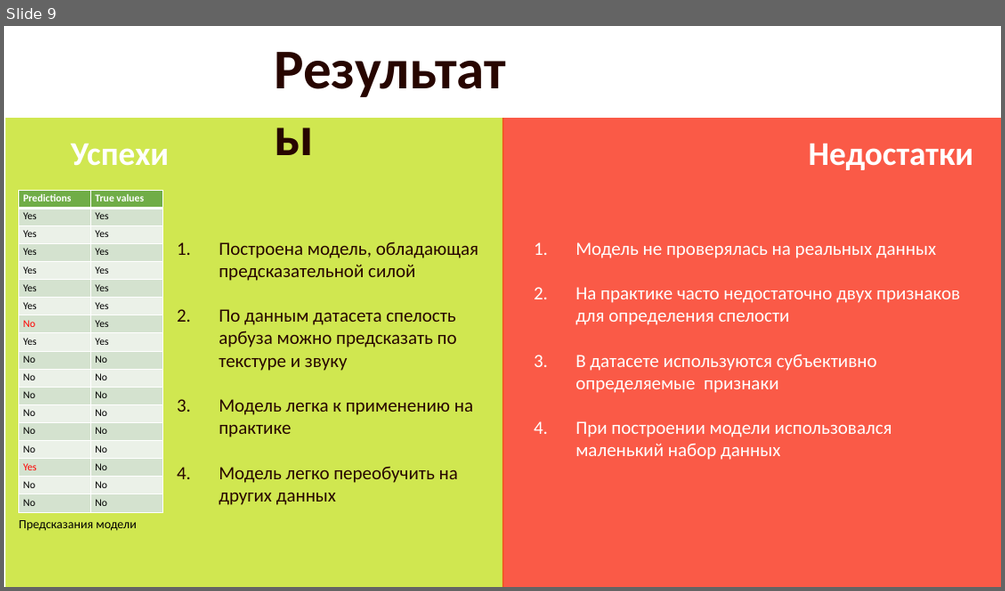
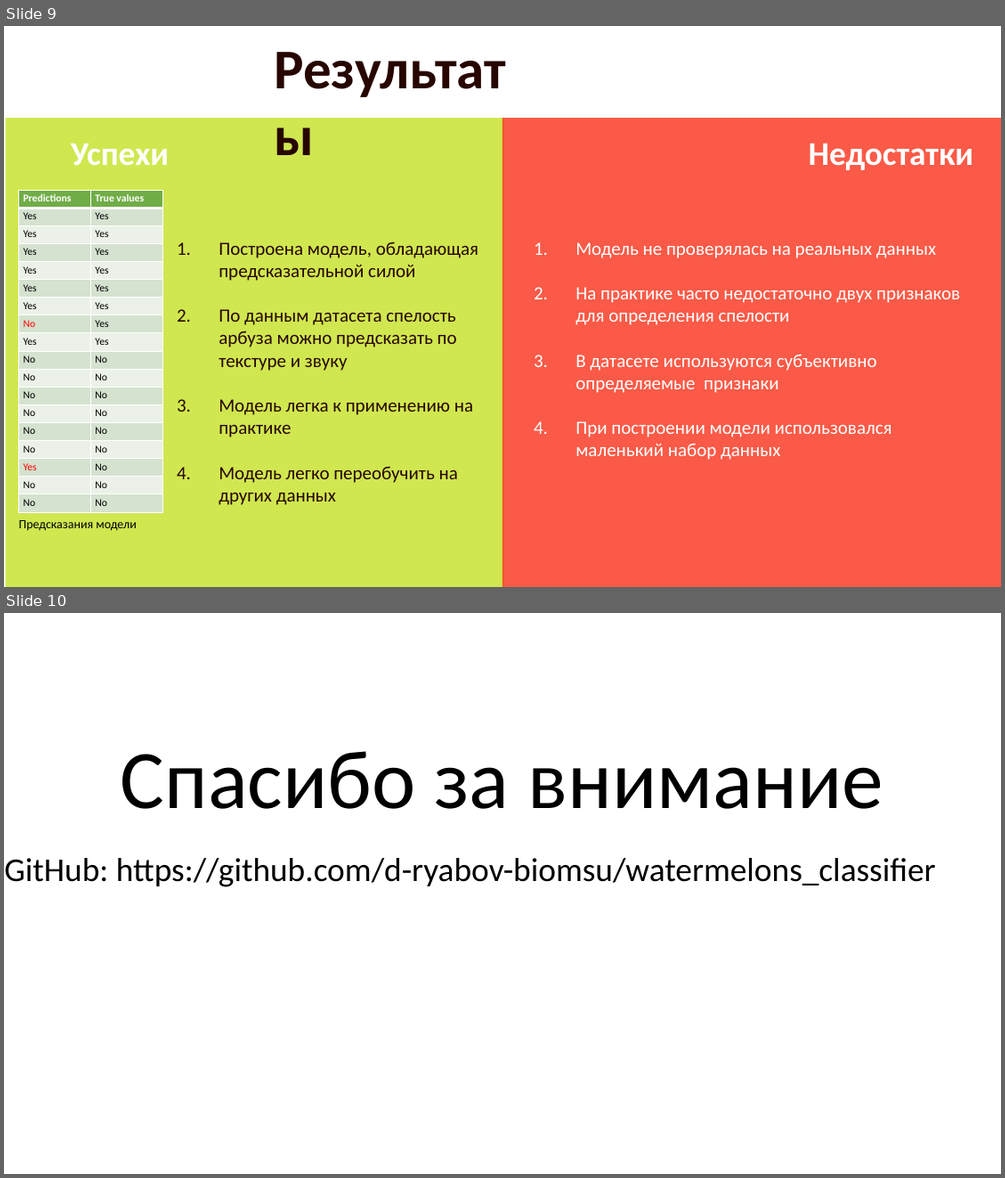
Before and after one commit to d-ryabov-biomsu/watermelons_classifier, a slide deck: watermelon.pptx. Shown one above the other, each under a label of ours: slide 9 before the commit, slides 9 and 10 after it. The pictures are 1005x591 and 1005x1178 pixels, drawn with LibreOffice and Linux fonts; fonts in the diff are those of the drawing; background and template pictures are left out. Boxes give left, top, right and bottom in pixels: in the first picture for what was removed or moved away, otherwise in the second. Text is boxed around its words. In the diff, an @@ line names an element or a change of style, - is before the commit and + after.

Commit message:
presentation

```diff
--- a/watermelon.pptx
+++ b/watermelon.pptx
@@ slide 10 added at (x1=4, y1=613, x2=1001, y2=1174), background picture (left out) @@
@@ text added at (x1=121, y1=751, x2=883, y2=809), 80 pt, text #000000 @@
+Спасибо за внимание
@@ text added at (x1=4, y1=858, x2=936, y2=887), 32 pt, text #000000 @@
+GitHub: https://github.com/d-ryabov-biomsu/watermelons_classifier
```
Also in this commit, not shown: 1 slide changed.
